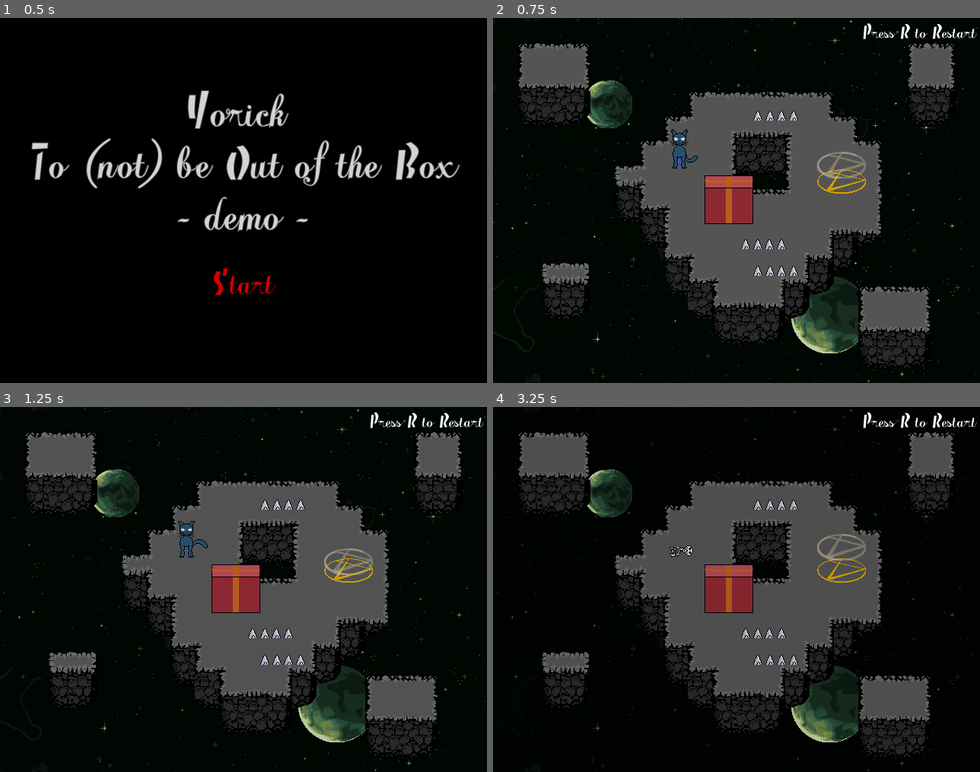
Above: before the commit, frames 1-4 (two rows, left to right).
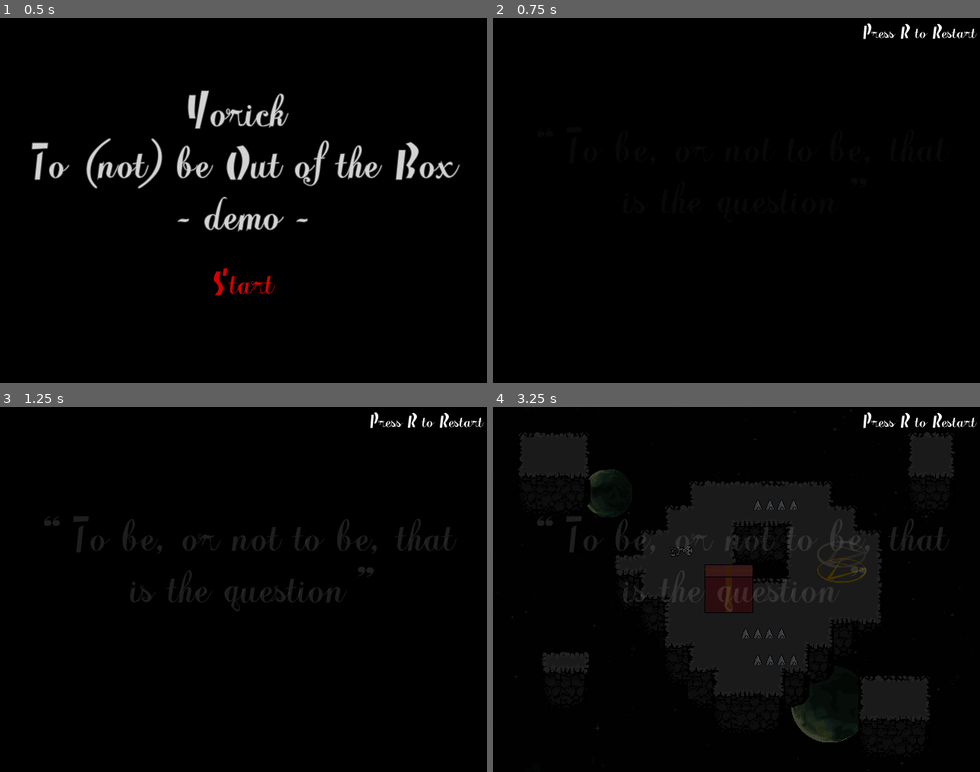
Above: after the commit, the same moments.

Repository: Hackerspace-IFUSP/GGJ2022
Game: Godot game, scene res://Levels/Title_screen.tscn
The game is run twice, just before and just after one commit, with the same random seed, the same clock (stepped at 60 frames per second) and the same inputs.
Inputs:
- Up to frame 1 (0.5 s): no input
- Up to frame 2 (0.75 s): click "Start" at 0.5 s
- Up to frame 3 (1.25 s): no input
- Up to frame 4 (3.25 s): tap R (ui_reset) at 1.25, 2, 2.75 s; hold Right (ui_right) 1.28-2.03 s; hold Down (ui_down) 2.03-2.78 s; hold Right (ui_right) from 2.78 s (still down)

Frame 1 is identical in both runs. In frame 2, 32% of the frame differs, in the area x 0-100%, y 0-100%; in frame 3, 32%; in frame 4, 31%.

Commit message:
Transitions

Diff:
--- a/Levels/Level1.tscn
+++ b/Levels/Level1.tscn
@@ -1,11 +1,12 @@
-[gd_scene load_steps=8 format=2]
+[gd_scene load_steps=9 format=2]
 
 [ext_resource path="res://Scenes/Collision_tile.tscn" type="PackedScene" id=1]
 [ext_resource path="res://Scenes/Player.tscn" type="PackedScene" id=2]
 [ext_resource path="res://Scenes/Ground.tscn" type="PackedScene" id=3]
 [ext_resource path="res://Scenes/Teleporter.tscn" type="PackedScene" id=4]
+[ext_resource path="res://Scenes/Transition.tscn" type="PackedScene" id=5]
 [ext_resource path="res://Scenes/Thorns.tscn" type="PackedScene" id=6]
-[ext_resource path="res://Levels/Scripts/Level1.gd" type="Script" id=7]
+[ext_resource path="res://Levels/Scripts/Levels.gd" type="Script" id=7]
 [ext_resource path="res://Scenes/Block.tscn" type="PackedScene" id=8]
 
 [node name="Level1" type="Node"]
@@ -40,3 +41,5 @@
 
 [node name="Player" parent="YSort" instance=ExtResource( 2 )]
 position = Vector2( 245, 167 )
+
+[node name="Transition" parent="." instance=ExtResource( 5 )]
--- a/Levels/Level10.tscn
+++ b/Levels/Level10.tscn
@@ -10,8 +10,12 @@
 [ext_resource path="res://Scenes/Button.tscn" type="PackedScene" id=8]
 [ext_resource path="res://Scenes/Teleporter.tscn" type="PackedScene" id=9]
 [ext_resource path="res://Scenes/Thorns.tscn" type="PackedScene" id=10]
+[ext_resource path="res://Levels/Scripts/Levels.gd" type="Script" id=11]
+[ext_resource path="res://Scenes/Transition.tscn" type="PackedScene" id=12]
 
 [node name="Level10" type="Node"]
+script = ExtResource( 11 )
+level = 9
 
 [node name="Ground" parent="." instance=ExtResource( 6 )]
 tile_data = PoolIntArray( 65538, 0, 0, 65539, 0, 1, 65540, 0, 2, 131074, 0, 65541, 131075, 0, 65537, 131076, 0, 131075, …(3612 unchanged characters)…
@@ -78,4 +82,6 @@
 
 [node name="Item" parent="." instance=ExtResource( 5 )]
 position = Vector2( 99, 220 )
-energy = 150
+energy = 200
+
+[node name="Transition" parent="." instance=ExtResource( 12 )]
--- a/Levels/Level2.tscn
+++ b/Levels/Level2.tscn
@@ -1,13 +1,17 @@
-[gd_scene load_steps=7 format=2]
+[gd_scene load_steps=9 format=2]
 
 [ext_resource path="res://Scenes/Player.tscn" type="PackedScene" id=1]
 [ext_resource path="res://Scenes/Collision_tile.tscn" type="PackedScene" id=2]
 [ext_resource path="res://Scenes/Ground.tscn" type="PackedScene" id=3]
 [ext_resource path="res://Scenes/Teleporter.tscn" type="PackedScene" id=4]
 [ext_resource path="res://Scenes/Thorns.tscn" type="PackedScene" id=5]
+[ext_resource path="res://Levels/Scripts/Levels.gd" type="Script" id=6]
 [ext_resource path="res://Scenes/Item.tscn" type="PackedScene" id=7]
+[ext_resource path="res://Scenes/Transition.tscn" type="PackedScene" id=8]
 
 [node name="Level2" type="Node"]
+script = ExtResource( 6 )
+level = 1
 
 [node name="Ground" parent="." instance=ExtResource( 3 )]
 tile_data = PoolIntArray( 65541, 0, 0, 65542, 0, 1, 65543, 0, 2, 65552, 0, 0, 65553, 0, 1, 65554, 0, 2, 131075, 0, 0, 1 …(2854 unchanged characters)…
@@ -45,3 +49,5 @@
 
 [node name="Player" parent="YSort" instance=ExtResource( 1 )]
 position = Vector2( 83, 189 )
+
+[node name="Transition" parent="." instance=ExtResource( 8 )]
--- a/Levels/Level3.tscn
+++ b/Levels/Level3.tscn
@@ -1,12 +1,16 @@
-[gd_scene load_steps=6 format=2]
+[gd_scene load_steps=8 format=2]
 
 [ext_resource path="res://Scenes/Player.tscn" type="PackedScene" id=1]
 [ext_resource path="res://Scenes/Collision_tile.tscn" type="PackedScene" id=2]
 [ext_resource path="res://Scenes/Block.tscn" type="PackedScene" id=3]
 [ext_resource path="res://Scenes/Ground.tscn" type="PackedScene" id=4]
 [ext_resource path="res://Scenes/Teleporter.tscn" type="PackedScene" id=5]
+[ext_resource path="res://Levels/Scripts/Levels.gd" type="Script" id=6]
+[ext_resource path="res://Scenes/Transition.tscn" type="PackedScene" id=7]
 
 [node name="Level3" type="Node"]
+script = ExtResource( 6 )
+level = 2
 
 [node name="Ground" parent="." instance=ExtResource( 4 )]
 tile_data = PoolIntArray( 131075, 0, 0, 131076, 0, 131076, 131077, 0, 1, 131078, 0, 2, 131081, 0, 0, 131082, 0, 1, 1310 …(2517 unchanged characters)…
@@ -29,3 +33,5 @@
 
 [node name="Player" parent="YSort" instance=ExtResource( 1 )]
 position = Vector2( 130, 129 )
+
+[node name="Transition" parent="." instance=ExtResource( 7 )]
--- a/Levels/Level4.tscn
+++ b/Levels/Level4.tscn
@@ -7,8 +7,12 @@
 [ext_resource path="res://Scenes/Ground.tscn" type="PackedScene" id=5]
 [ext_resource path="res://Scenes/Block.tscn" type="PackedScene" id=6]
 [ext_resource path="res://Scenes/Item.tscn" type="PackedScene" id=7]
+[ext_resource path="res://Levels/Scripts/Levels.gd" type="Script" id=8]
+[ext_resource path="res://Scenes/Transition.tscn" type="PackedScene" id=9]
 
 [node name="Level4" type="Node"]
+script = ExtResource( 8 )
+level = 3
 
 [node name="Ground" parent="." instance=ExtResource( 5 )]
 tile_data = PoolIntArray( 7, 0, 327680, 8, 0, 393219, 65543, 1, 131072, 65544, 1, 131074, 65554, 0, 0, 65555, 0, 131076 …(3635 unchanged characters)…
@@ -46,3 +50,5 @@
 
 [node name="Player" parent="YSort" instance=ExtResource( 1 )]
 position = Vector2( 109, 119 )
+
+[node name="Transition" parent="." instance=ExtResource( 9 )]
--- a/Levels/Level5.tscn
+++ b/Levels/Level5.tscn
@@ -7,15 +7,19 @@
 [ext_resource path="res://Scenes/Player.tscn" type="PackedScene" id=5]
 [ext_resource path="res://Scenes/Ground.tscn" type="PackedScene" id=6]
 [ext_resource path="res://Scenes/Item.tscn" type="PackedScene" id=7]
+[ext_resource path="res://Levels/Scripts/Levels.gd" type="Script" id=8]
+[ext_resource path="res://Scenes/Transition.tscn" type="PackedScene" id=9]
 
 [node name="Level5" type="Node"]
+script = ExtResource( 8 )
+level = 4
 
 [node name="Ground" parent="." instance=ExtResource( 6 )]
 tile_data = PoolIntArray( 0, 0, 0, 1, 0, 131076, 2, 0, 2, 5, 0, 0, 6, 0, 131076, 7, 0, 2, 65536, 0, 65541, 65537, 0, 65 …(3919 unchanged characters)…
 
 [node name="Collision_tile" parent="." instance=ExtResource( 4 )]
 visible = false
-tile_data = PoolIntArray( -65536, 0, 0, -65535, 0, 0, -65534 …(576 unchanged characters)… , 0, 0, 327683, 0, 0, 327684, 0, 0, 327694, 0, 0, 327699, 0, 0, 458751, 0, 0, 393230, 0, 0, 393235, 0, 0, 524287, 0, 0, 458761, 0, 0, 458762, 0, 0, 4587 …(766 unchanged characters)…
+tile_data = PoolIntArray( -65536, 0, 0, -65535, 0, 0, -65534 …(576 unchanged characters)… , 0, 0, 327683, 0, 0, 327684, 0, 0, 327689, 0, 0, 327690, 0, 0, 327694, 0, 0, 327699, 0, 0, 458751, 0, 0, 393225, 0, 0, 393226, 0, 0, 393230, 0, 0, 393235, 0, 0, 524287, 0, 0, 458760, 0, 0, 458761, 0, 0, 458762, 0, 0, 4587 …(766 unchanged characters)…
 
 [node name="Teleporter" parent="." instance=ExtResource( 2 )]
 position = Vector2( 418, 390 )
@@ -66,3 +70,5 @@
 
 [node name="Block4" parent="YSort" instance=ExtResource( 3 )]
 position = Vector2( 450, 51 )
+
+[node name="Transition" parent="." instance=ExtResource( 9 )]
--- a/Levels/Level6.tscn
+++ b/Levels/Level6.tscn
@@ -7,8 +7,12 @@
 [ext_resource path="res://Scenes/Player.tscn" type="PackedScene" id=5]
 [ext_resource path="res://Scenes/Blink.tscn" type="PackedScene" id=6]
 [ext_resource path="res://Scenes/Item.tscn" type="PackedScene" id=7]
+[ext_resource path="res://Levels/Scripts/Levels.gd" type="Script" id=8]
+[ext_resource path="res://Scenes/Transition.tscn" type="PackedScene" id=9]
 
 [node name="Level6" type="Node"]
+script = ExtResource( 8 )
+level = 5
 
 [node name="Ground" parent="." instance=ExtResource( 3 )]
 tile_data = PoolIntArray( 65549, 0, 0, 65550, 0, 2, 131084, 0, 0, 131085, 0, 131077, 131086, 0, 131075, 131087, 0, 2, 1 …(2227 unchanged characters)…
@@ -45,3 +49,5 @@
 
 [node name="Player" parent="YSort" instance=ExtResource( 5 )]
 position = Vector2( 448, 75 )
+
+[node name="Transition" parent="." instance=ExtResource( 9 )]
--- a/Levels/Level7.tscn
+++ b/Levels/Level7.tscn
@@ -8,8 +8,12 @@
 [ext_resource path="res://Scenes/Blink.tscn" type="PackedScene" id=6]
 [ext_resource path="res://Scenes/Block.tscn" type="PackedScene" id=7]
 [ext_resource path="res://Scenes/Item.tscn" type="PackedScene" id=8]
+[ext_resource path="res://Levels/Scripts/Levels.gd" type="Script" id=9]
+[ext_resource path="res://Scenes/Transition.tscn" type="PackedScene" id=10]
 
 [node name="Level7" type="Node"]
+script = ExtResource( 9 )
+level = 6
 
 [node name="Ground" parent="." instance=ExtResource( 3 )]
 tile_data = PoolIntArray( 3, 0, 0, 4, 0, 2, 9, 0, 0, 10, 0, 131076, 11, 0, 131076, 12, 0, 131076, 13, 0, 131076, 14, 0, …(3676 unchanged characters)…
@@ -59,3 +63,5 @@
 [node name="Block" parent="YSort" instance=ExtResource( 7 )]
 position = Vector2( 493, 13 )
 mass = 60.0
+
+[node name="Transition" parent="." instance=ExtResource( 10 )]
--- a/Levels/Level8.tscn
+++ b/Levels/Level8.tscn
@@ -8,8 +8,12 @@
 [ext_resource path="res://Scenes/Teleporter.tscn" type="PackedScene" id=6]
 [ext_resource path="res://Scenes/Thorns.tscn" type="PackedScene" id=7]
 [ext_resource path="res://Scenes/Block.tscn" type="PackedScene" id=8]
+[ext_resource path="res://Levels/Scripts/Levels.gd" type="Script" id=9]
+[ext_resource path="res://Scenes/Transition.tscn" type="PackedScene" id=10]
 
 [node name="Level8" type="Node"]
+script = ExtResource( 9 )
+level = 7
 
 [node name="Ground" parent="." instance=ExtResource( 4 )]
 tile_data = PoolIntArray( 2, 0, 0, 3, 0, 1, 4, 0, 2, 8, 0, 327680, 9, 0, 393219, 65537, 0, 0, 65538, 0, 131077, 65539,  …(3297 unchanged characters)…
@@ -55,3 +59,5 @@
 [node name="Block" parent="YSort" instance=ExtResource( 8 )]
 position = Vector2( 444, 215 )
 mass = 60.0
+
+[node name="Transition" parent="." instance=ExtResource( 10 )]
--- a/Levels/Level9.tscn
+++ b/Levels/Level9.tscn
@@ -7,8 +7,12 @@
 [ext_resource path="res://Scenes/Door.tscn" type="PackedScene" id=5]
 [ext_resource path="res://Scenes/Ground.tscn" type="PackedScene" id=6]
 [ext_resource path="res://Scenes/Teleporter.tscn" type="PackedScene" id=7]
+[ext_resource path="res://Levels/Scripts/Levels.gd" type="Script" id=8]
+[ext_resource path="res://Scenes/Transition.tscn" type="PackedScene" id=9]
 
 [node name="Level9" type="Node"]
+script = ExtResource( 8 )
+level = 8
 
 [node name="Ground" parent="." instance=ExtResource( 6 )]
 tile_data = PoolIntArray( 1, 0, 0, 2, 0, 131076, 3, 0, 131076, 4, 0, 1, 5, 0, 2, 65536, 0, 0, 65537, 0, 131077, 65538,  …(3162 unchanged characters)…
@@ -36,3 +40,5 @@
 
 [node name="Player" parent="YSort" instance=ExtResource( 4 )]
 position = Vector2( 244, 171 )
+
+[node name="Transition" parent="." instance=ExtResource( 9 )]
--- a/Levels/Scripts/Level1.gd
+++ /dev/null
@@ -1,5 +0,0 @@
-extends Node
-
-
-func _ready():
-	pass
--- /dev/null
+++ b/Levels/Scripts/Levels.gd
@@ -0,0 +1,42 @@
+extends Node
+
+var phrases = [
+	"“  To be, or not to be, that is the question”", #1
+	"”  The world is given to me only once, not one existing and one perceived. Subject and object are only one.”", #2
+	"“  We shouldn't be looking for heroes, we should be looking for good ideas.”", #3
+	"“  To lose confidence in one’s body is to lose confidence in oneself.”", #4
+	"“  Nothing in life is to be feared. It is only to be understood.”", #5
+	"“  No rational argument will have a rational effect on a man who does not want to adopt a rational attitude.”", #6
+	"“  At the end of the day, we can endure much more than we think we can.”", #7
+	"“  Anyone who has never made a mistake has never tried anything new.”", #8
+	"“  Never should I forget that in the middle of the road \n there was a stone“", #9
+	"  I'll be back!" #10
+]
+
+var authors = [
+	"-William Shakespeare", #1
+	"-Erwin Schrödinger", #2
+	"-Noam Chomsky", #3
+	"-Simone de Beauvoir", #4
+	"-Marie Curie", #5
+	"-Karl Popper", #6
+	"-Frida Kahlo", #7
+	"-Albert Einstein", #8
+	"-Carlos Drummond de Andrade", #9
+	"-Terminator" #10
+
+]
+
+export(int) var level = 0
+
+func _ready():
+	$Transition/Phrase.text = phrases[level]
+	$Transition/Autor.text = authors[level]
+	$YSort/Player.stop()
+	$Transition/Anim.play("Event1")
+	yield($Transition/Anim,"animation_finished")
+	$YSort/Player.dont_stop()
+
+
+func reset_level():
+	$Transition/Anim.play("Event2")
--- a/Scenes/Blink.tscn
+++ b/Scenes/Blink.tscn
@@ -3,7 +3,7 @@
 [ext_resource path="res://Scripts/Blink.gd" type="Script" id=1]
 
 [sub_resource type="RectangleShape2D" id=3]
-extents = Vector2( 20, 20 )
+extents = Vector2( 5, 5 )
 
 [node name="Blink" type="Area2D"]
 collision_layer = 0
--- a/Scenes/Player.tscn
+++ b/Scenes/Player.tscn
@@ -14,6 +14,8 @@
 [ext_resource path="res://Fonts/Shwumatik/Shwumatik.ttf" type="DynamicFontData" id=12]
 [ext_resource path="res://SFX/dead.wav" type="AudioStream" id=13]
 [ext_resource path="res://SFX/blink.wav" type="AudioStream" id=14]
+[ext_resource path="res://SFX/button.wav" type="AudioStream" id=15]
+[ext_resource path="res://SFX/link.wav" type="AudioStream" id=16]
 
 [sub_resource type="RectangleShape2D" id=1]
 extents = Vector2( 16, 13 )
@@ -425,19 +427,19 @@
 [node name="front" type="AnimatedSprite" parent="Be_sprites"]
 visible = false
 frames = SubResource( 11 )
+frame = 1
+playing = true
+
+[node name="back" type="AnimatedSprite" parent="Be_sprites"]
+visible = false
+frames = SubResource( 16 )
+frame = 1
+playing = true
+
+[node name="side" type="AnimatedSprite" parent="Be_sprites"]
+visible = false
+frames = SubResource( 21 )
 frame = 3
-playing = true
-
-[node name="back" type="AnimatedSprite" parent="Be_sprites"]
-visible = false
-frames = SubResource( 16 )
-frame = 3
-playing = true
-
-[node name="side" type="AnimatedSprite" parent="Be_sprites"]
-visible = false
-frames = SubResource( 21 )
-frame = 1
 playing = true
 
 [node name="Not_be_sprites" type="Node2D" parent="."]
@@ -452,18 +454,18 @@
 [node name="front" type="AnimatedSprite" parent="Not_be_sprites"]
 visible = false
 frames = SubResource( 31 )
+playing = true
+
+[node name="back" type="AnimatedSprite" parent="Not_be_sprites"]
+visible = false
+frames = SubResource( 36 )
+frame = 1
+playing = true
+
+[node name="side" type="AnimatedSprite" parent="Not_be_sprites"]
+visible = false
+frames = SubResource( 41 )
 frame = 2
-playing = true
-
-[node name="back" type="AnimatedSprite" parent="Not_be_sprites"]
-visible = false
-frames = SubResource( 36 )
-frame = 3
-playing = true
-
-[node name="side" type="AnimatedSprite" parent="Not_be_sprites"]
-visible = false
-frames = SubResource( 41 )
 playing = true
 
 [node name="Transitions" type="Node2D" parent="."]
@@ -481,6 +483,14 @@
 
 [node name="dead" type="AudioStreamPlayer" parent="Transitions"]
 stream = ExtResource( 13 )
+volume_db = -5.0
+
+[node name="transf" type="AudioStreamPlayer" parent="Transitions"]
+stream = ExtResource( 15 )
+volume_db = -5.0
+
+[node name="time_short" type="AudioStreamPlayer" parent="Transitions"]
+stream = ExtResource( 16 )
 volume_db = -5.0
 
 [node name="CanvasLayer" type="CanvasLayer" parent="."]
--- a/Scenes/Teleporter.tscn
+++ b/Scenes/Teleporter.tscn
@@ -5,8 +5,8 @@
 [ext_resource path="res://SFX/exit.wav" type="AudioStream" id=3]
 
 [sub_resource type="CapsuleShape2D" id=8]
-radius = 14.0
-height = 30.0
+radius = 4.99998
+height = 8.00012
 
 [sub_resource type="AtlasTexture" id=1]
 atlas = ExtResource( 1 )
@@ -52,7 +52,7 @@
 
 [node name="sprite1" type="AnimatedSprite" parent="."]
 frames = SubResource( 7 )
-frame = 2
+frame = 1
 playing = true
 
 [node name="exit" type="AudioStreamPlayer" parent="."]
--- /dev/null
+++ b/Scenes/Transition.tscn
@@ -0,0 +1,163 @@
+[gd_scene load_steps=7 format=2]
+
+[ext_resource path="res://Fonts/Shwumatik/Shwumatik.ttf" type="DynamicFontData" id=1]
+
+[sub_resource type="DynamicFont" id=1]
+size = 64
+font_data = ExtResource( 1 )
+
+[sub_resource type="DynamicFont" id=2]
+size = 32
+font_data = ExtResource( 1 )
+
+[sub_resource type="Animation" id=3]
+resource_name = "Event1"
+length = 7.0
+tracks/0/type = "value"
+tracks/0/path = NodePath("Transition/Background:modulate")
+tracks/0/interp = 1
+tracks/0/loop_wrap = true
+tracks/0/imported = false
+tracks/0/enabled = true
+tracks/0/keys = {
+"times": PoolRealArray( 0, 4, 7 ),
+"transitions": PoolRealArray( 1, 1, 1 ),
+"update": 0,
+"values": [ Color( 1, 1, 1, 1 ), Color( 1, 1, 1, 1 ), Color( 1, 1, 1, 0 ) ]
+}
+tracks/1/type = "value"
+tracks/1/path = NodePath("Transition/Phrase:modulate")
+tracks/1/interp = 1
+tracks/1/loop_wrap = true
+tracks/1/imported = false
+tracks/1/enabled = true
+tracks/1/keys = {
+"times": PoolRealArray( 0, 4.7, 7 ),
+"transitions": PoolRealArray( 1, 1, 1 ),
+"update": 0,
+"values": [ Color( 1, 1, 1, 0 ), Color( 1, 1, 1, 1 ), Color( 1, 1, 1, 0 ) ]
+}
+tracks/2/type = "value"
+tracks/2/path = NodePath("Transition/Autor:modulate")
+tracks/2/interp = 1
+tracks/2/loop_wrap = true
+tracks/2/imported = false
+tracks/2/enabled = true
+tracks/2/keys = {
+"times": PoolRealArray( 0, 1.3, 4.7, 7 ),
+"transitions": PoolRealArray( 1, 1, 1, 1 ),
+"update": 0,
+"values": [ Color( 1, 1, 1, 0 ), Color( 1, 1, 1, 0 ), Color( 1, 1, 1, 1 ), Color( 1, 1, 1, 0 ) ]
+}
+
+[sub_resource type="Animation" id=5]
+resource_name = "Event2"
+length = 3.0
+tracks/0/type = "value"
+tracks/0/path = NodePath("Transition/Background:modulate")
+tracks/0/interp = 1
+tracks/0/loop_wrap = true
+tracks/0/imported = false
+tracks/0/enabled = true
+tracks/0/keys = {
+"times": PoolRealArray( 0, 3 ),
+"transitions": PoolRealArray( 1, 1 ),
+"update": 0,
+"values": [ Color( 1, 1, 1, 0 ), Color( 1, 1, 1, 1 ) ]
+}
+
+[sub_resource type="Animation" id=4]
+length = 0.001
+tracks/0/type = "value"
+tracks/0/path = NodePath("Transition/Background:modulate")
+tracks/0/interp = 1
+tracks/0/loop_wrap = true
+tracks/0/imported = false
+tracks/0/enabled = true
+tracks/0/keys = {
+"times": PoolRealArray( 0 ),
+"transitions": PoolRealArray( 1 ),
+"update": 0,
+"values": [ Color( 1, 1, 1, 1 ) ]
+}
+tracks/1/type = "value"
+tracks/1/path = NodePath("Transition/Background:color")
+tracks/1/interp = 1
+tracks/1/loop_wrap = true
+tracks/1/imported = false
+tracks/1/enabled = true
+tracks/1/keys = {
+"times": PoolRealArray( 0 ),
+"transitions": PoolRealArray( 1 ),
+"update": 0,
+"values": [ Color( 0, 0, 0, 1 ) ]
+}
+tracks/2/type = "value"
+tracks/2/path = NodePath("Transition/Phrase:modulate")
+tracks/2/interp = 1
+tracks/2/loop_wrap = true
+tracks/2/imported = false
+tracks/2/enabled = true
+tracks/2/keys = {
+"times": PoolRealArray( 0 ),
+"transitions": PoolRealArray( 1 ),
+"update": 0,
+"values": [ Color( 1, 1, 1, 0 ) ]
+}
+tracks/3/type = "value"
+tracks/3/path = NodePath("Transition/Autor:modulate")
+tracks/3/interp = 1
+tracks/3/loop_wrap = true
+tracks/3/imported = false
+tracks/3/enabled = true
+tracks/3/keys = {
+"times": PoolRealArray( 0 ),
+"transitions": PoolRealArray( 1 ),
+"update": 0,
+"values": [ Color( 1, 1, 1, 0 ) ]
+}
+
+[node name="Transition" type="Node2D"]
+
+[node name="Background" type="ColorRect" parent="."]
+margin_right = 640.0
+margin_bottom = 480.0
+color = Color( 0, 0, 0, 1 )
+__meta__ = {
+"_edit_use_anchors_": false
+}
+
+[node name="Phrase" type="Label" parent="."]
+modulate = Color( 1, 1, 1, 0 )
+margin_left = 20.0
+margin_right = 620.0
+margin_bottom = 269.0
+custom_fonts/font = SubResource( 1 )
+text = "\"To be, or not to be, that is the question\""
+align = 1
+valign = 2
+autowrap = true
+__meta__ = {
+"_edit_use_anchors_": false
+}
+
+[node name="Autor" type="Label" parent="."]
+modulate = Color( 1, 1, 1, 0 )
+margin_left = 200.0
+margin_top = 272.0
+margin_right = 600.0
+margin_bottom = 341.0
+custom_fonts/font = SubResource( 2 )
+text = "William Shakespeare"
+align = 2
+valign = 2
+autowrap = true
+__meta__ = {
+"_edit_use_anchors_": false
+}
+
+[node name="Anim" type="AnimationPlayer" parent="."]
+root_node = NodePath("../..")
+anims/Event1 = SubResource( 3 )
+anims/Event2 = SubResource( 5 )
+anims/RESET = SubResource( 4 )
--- a/Scripts/Player.gd
+++ b/Scripts/Player.gd
@@ -136,6 +136,7 @@
 	if audio_player == 0:
 		$Transitions/dead.play()
 		audio_player = 1
+	get_parent().get_parent().reset_level()
 	status = transformation
 	$Be_sprites.hide()
 	$Not_be_sprites.hide()
@@ -147,6 +148,7 @@
 func to_be():
 
 	if status == to_be and energy > 0:
+		$Transitions/transf.play()
 		timer_status = on_timer
 		collision_layer = 2
 		$Be_sprites.hide()
@@ -190,6 +192,9 @@
 		$Not_be_sprites/back.hide()
 		$Not_be_sprites/side.hide()
 	status = transformation
+
+func dont_stop():
+	status = to_be
 
 
 ###################################################
@@ -221,7 +226,10 @@
 func _on_energy_timer_timeout():
 	if energy > 0:
 		energy -= 10
+		if energy <= 20:
+			$Transitions/time_short.play()
 	elif energy <= 0 and timer_status == on_timer:
+		$Transitions/transf.play()
 		timer_status = out_timer
 		energy = 0
 		status = transformation
--- a/Scripts/Teleporter.gd
+++ b/Scripts/Teleporter.gd
@@ -21,6 +21,7 @@
 
 func _on_Teleporter_body_entered(body):
 	if body.name == "Player":
+		get_parent().reset_level()
 		$exit.play()
 		body.stop()
 		yield($exit,"finished")
Not shown: 1 places in Levels/Level10.tscn that only renumber resources
Not shown: 1 places in Levels/Level4.tscn that only renumber resources
Not shown: 1 places in Levels/Level5.tscn that only renumber resources
Not shown: 1 places in Levels/Level6.tscn that only renumber resources
Not shown: 1 places in Levels/Level7.tscn that only renumber resources
Not shown: 1 places in Levels/Level8.tscn that only renumber resources
Not shown: 1 places in Levels/Level9.tscn that only renumber resources
Not shown, added: SFX/link.wav.import
Not shown, added: SFX/magnet_on.wav.import
Not shown: 1 places in Scenes/Player.tscn that only renumber resources
Not shown, changed: SFX/exit.wav
Not shown, added: SFX/link.wav
(and 1 more such lines)
